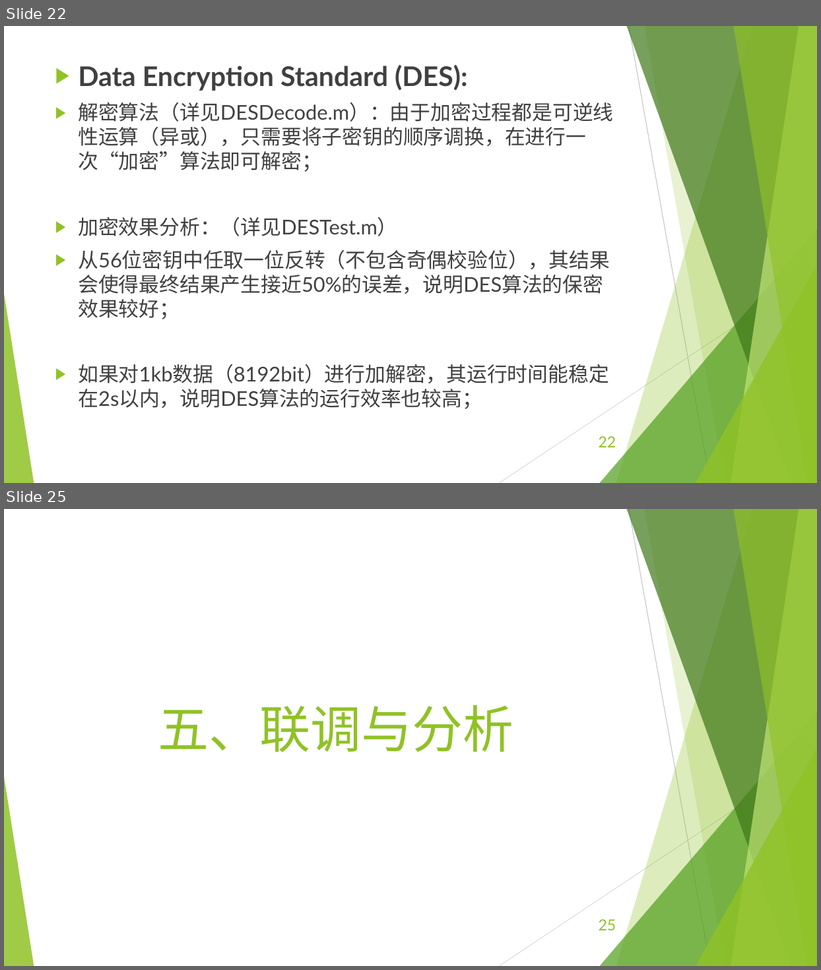
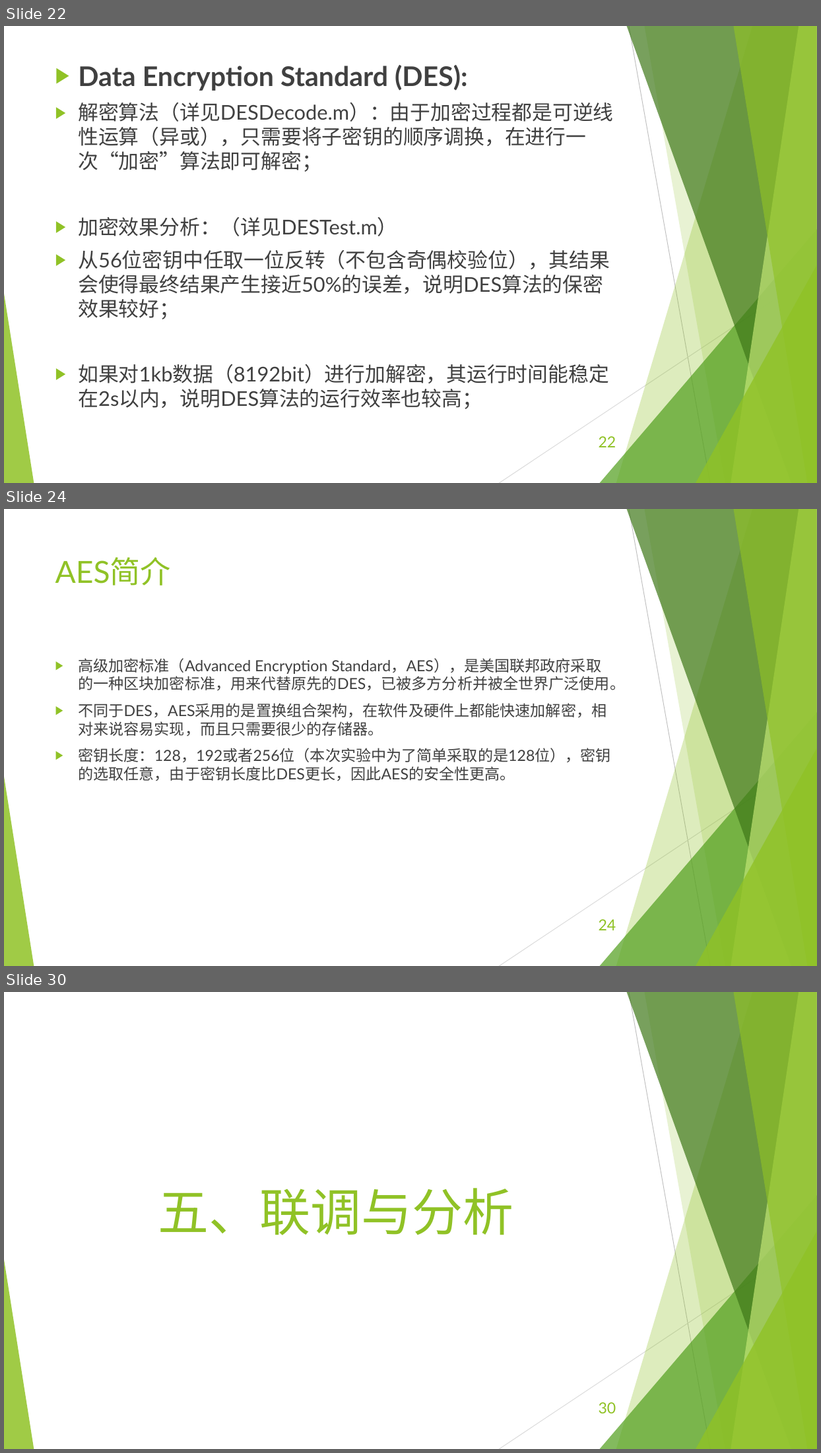
Before and after one commit to EECodingPresentation/project2, a slide deck: 展示报告.pptx. Shown one above the other, each under a label of ours: slides 22 and 25 before the commit, slides 22, 24 and 30 after it; the slides between them are not shown. The pictures are 821x970 and 821x1453 pixels, drawn with LibreOffice and Linux fonts; fonts in the diff are those of the drawing. Boxes give left, top, right and bottom in pixels: in the first picture for what was removed or moved away, otherwise in the second. Text is boxed around its words. In the diff, an @@ line names an element or a change of style, - is before the commit and + after.

```diff
--- a/展示报告.pptx
+++ b/展示报告.pptx
@@ slide 24 added at (4,509,817,966), background #FFFFFF; not listed: 10 template elements that a slide beside it also shows @@
@@ title added at (55,557,171,586), 36 pt, text #90C226 @@
+AES简介
@@ text added at (78,658,625,781), 18 pt, text #404040 @@
+▶ 高级加密标准（Advanced Encryption Standard，AES），是美国联邦政府采取的一种区块加密标准，用来代替原先的DES，已被多方分析并被全世界广泛使用。
+▶ 不同于DES，AES采用的是置换组合架构，在软件及硬件上都能快速加解密，相对来说容易实现，而且只需要很少的存储器。
+▶ 密钥长度：128，192或者256位（本次实验中为了简单采取的是128位），密钥的选取任意，由于密钥长度比DES更长，因此AES的安全性更高。
@@ page number added at (599,920,616,931), 18 pt, text #90C226 @@
+24
@@ what was slide 25 is now slide 30 @@
@@ page number at (599,1403,616,1414): text changed @@
-25
+30
```
Also in this commit, not shown: 1 slide changed, 5 other slides added, 1 slide removed, 12 other files.
